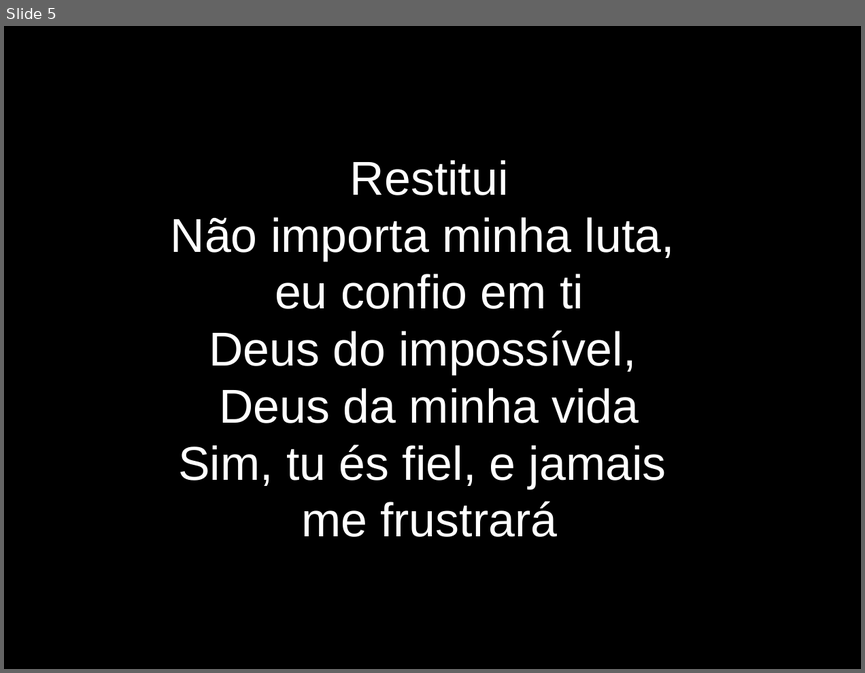
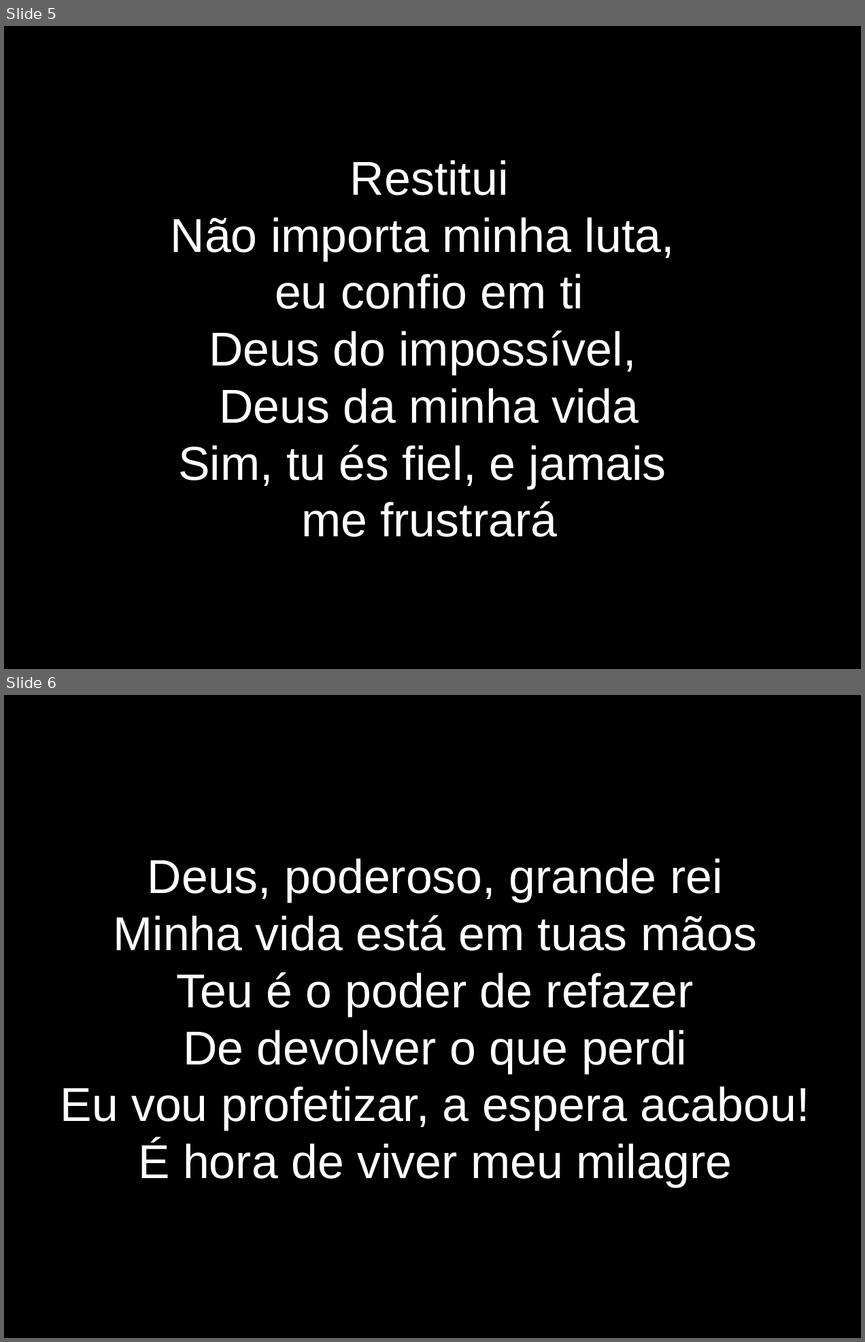
Before and after one commit to lazaroness/ChurchFiles, a slide deck: Jovens/LetrasApresentacao/048-Restitui.odp. Shown one above the other, each under a label of ours: slide 5 before the commit, slides 5 and 6 after it. The pictures are 865x673 and 865x1342 pixels, drawn with LibreOffice and Linux fonts; fonts in the diff are those of the drawing. Boxes give left, top, right and bottom in pixels: in the first picture for what was removed or moved away, otherwise in the second. Text is boxed around its words. In the diff, an @@ line names an element or a change of style, - is before the commit and + after.

```diff
--- a/Jovens/LetrasApresentacao/048-Restitui.odp
+++ b/Jovens/LetrasApresentacao/048-Restitui.odp
@@ slide 6 added at [4, 695, 861, 1338], background #000000 @@
@@ subtitle added at [60, 858, 809, 1187], 44 pt, text #FFFFFF @@
+Deus, poderoso, grande rei
+Minha vida está em tuas mãos
+Teu é o poder de refazer
+De devolver o que perdi
+Eu vou profetizar, a espera acabou!
+É hora de viver meu milagre
```
Also in this commit, not shown: 1 slide changed, 3 other slides added, 2 other files.
